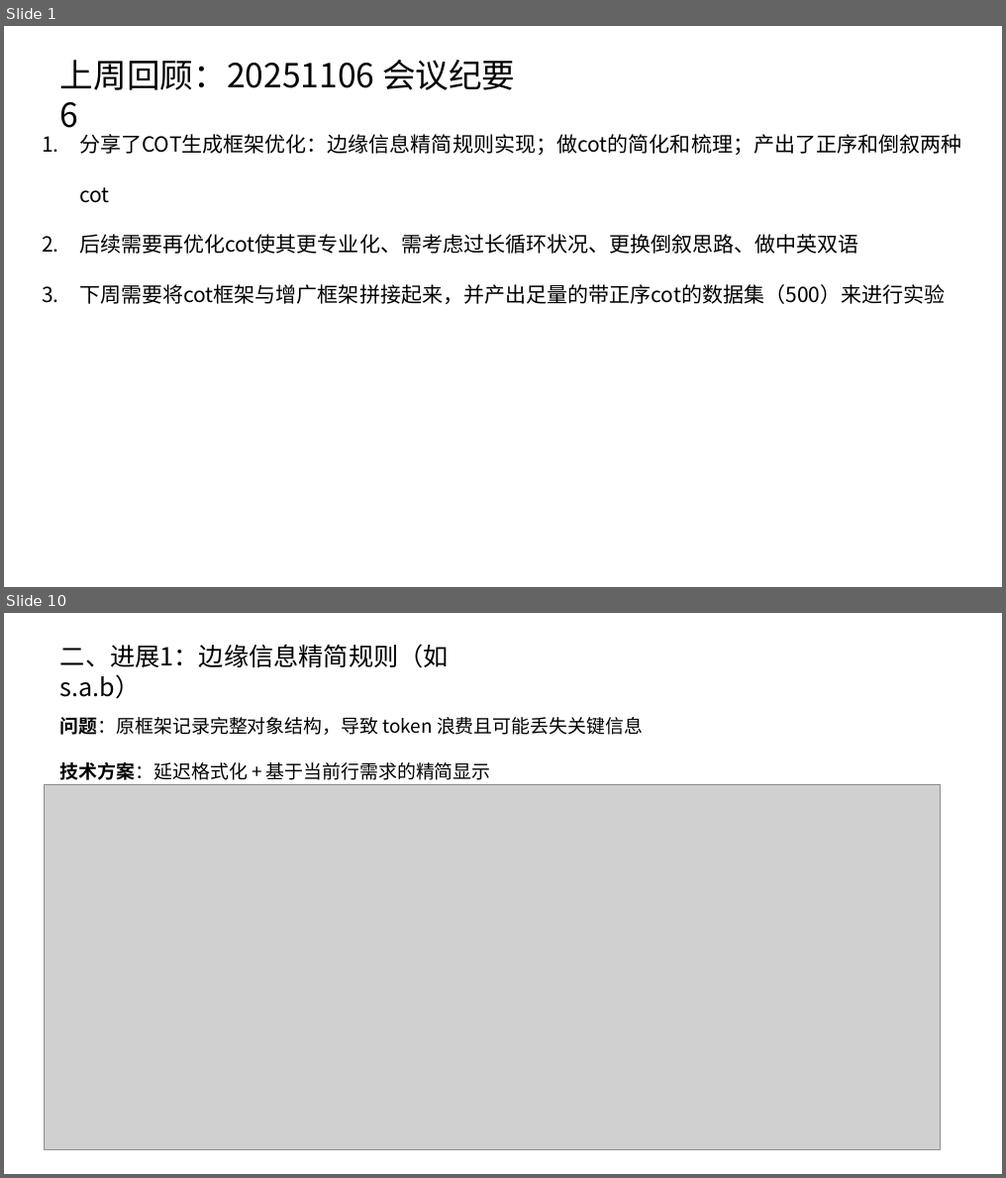
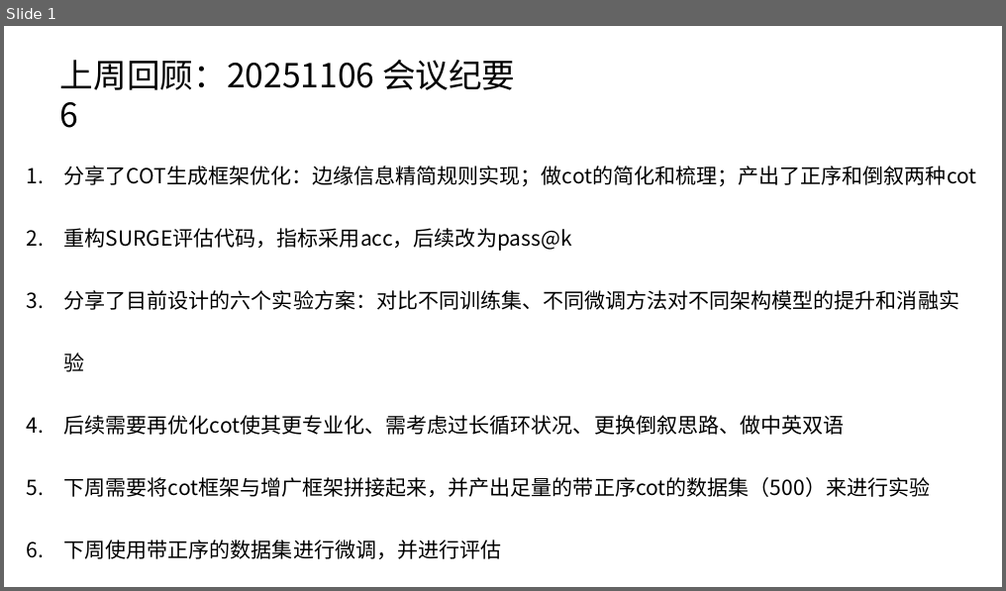
Before and after one commit to caoye04/TreecEva, a slide deck: 组会记录/组会1113.pptx. Shown one above the other, each under a label of ours: slides 1 and 10 before the commit, slide 1 after it; the slides between them are not shown. The pictures are 1006x1178 and 1006x591 pixels, drawn with LibreOffice and Linux fonts; fonts in the diff are those of the drawing; grey boxes stand for pictures. Boxes give left, top, right and bottom in pixels: in the first picture for what was removed or moved away, otherwise in the second. Text is boxed around its words. In the diff, an @@ line names an element or a change of style, - is before the commit and + after.

```diff
--- a/组会记录/组会1113.pptx
+++ b/组会记录/组会1113.pptx
@@ slide 10 removed at [4,613,1002,1174], background #FFFFFF @@
@@ text removed at [60,644,449,699] @@
-二、进展1：边缘信息精简规则（如s.a.b）
@@ text removed at [60,717,643,780] @@
-问题：原框架记录完整对象结构，导致 token 浪费且可能丢失关键信息
-技术方案：延迟格式化 + 基于当前行需求的精简显示
@@ picture removed at [44,784,941,1150] @@
@@ slide 1 changed as well @@
@@ text "分享了COT生成框架优化：边缘信息精简规则实现；做cot的简化和梳理；产出了正序和倒叙两种cot": place and size @@
-text "分享了COT生成框架优化：边缘信息精简规则实现；做cot的简化和梳理；产出了正序和倒叙两种cot" at [79,134,961,304]
+text "分享了COT生成框架优化：边缘信息精简规则实现；做cot的简化和梳理；产出了正序和倒叙两种cot" at [64,166,977,560]
@@ text at [64,166,977,497]: line spacing 2 to 2.5 @@
@@ text at [64,228,959,372]: paragraphs added @@
+2. 重构SURGE评估代码，指标采用acc，后续改为pass@k
+3. 分享了目前设计的六个实验方案：对比不同训练集、不同微调方法对不同架构模型的提升和消融实验
@@ text at [64,540,502,560]: paragraph added @@
+6. 下周使用带正序的数据集进行微调，并进行评估
```
Also in this commit, not shown: 1 other slide changed, 15 slides added, 16 other slides removed, 20 other files.
